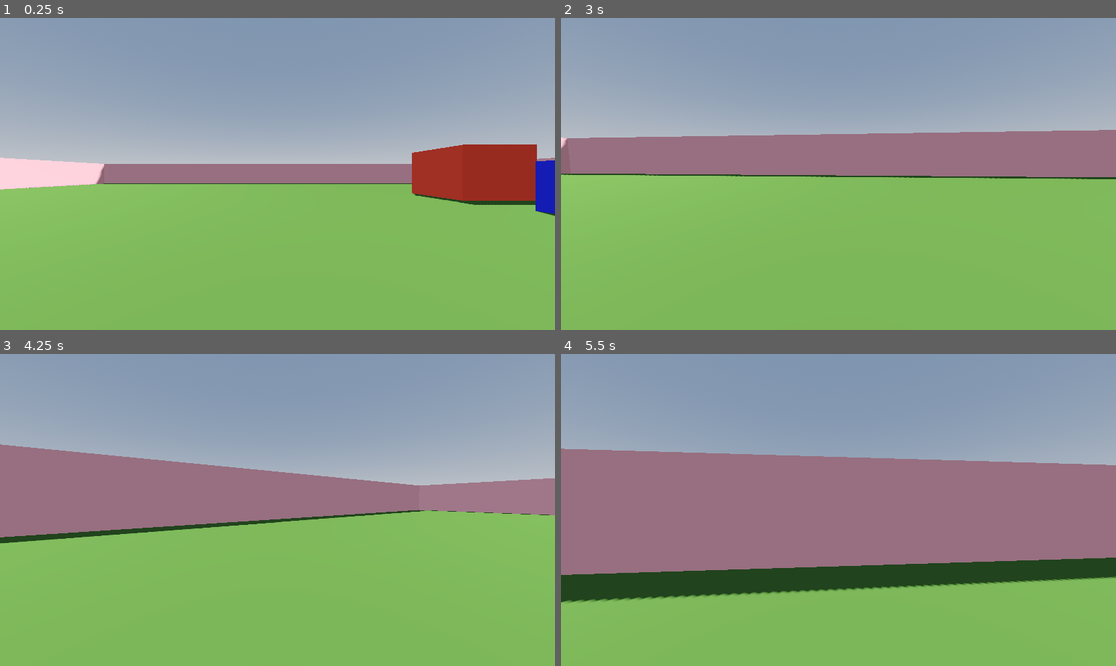
Above: before the commit, frames 1-4 (two rows, left to right).
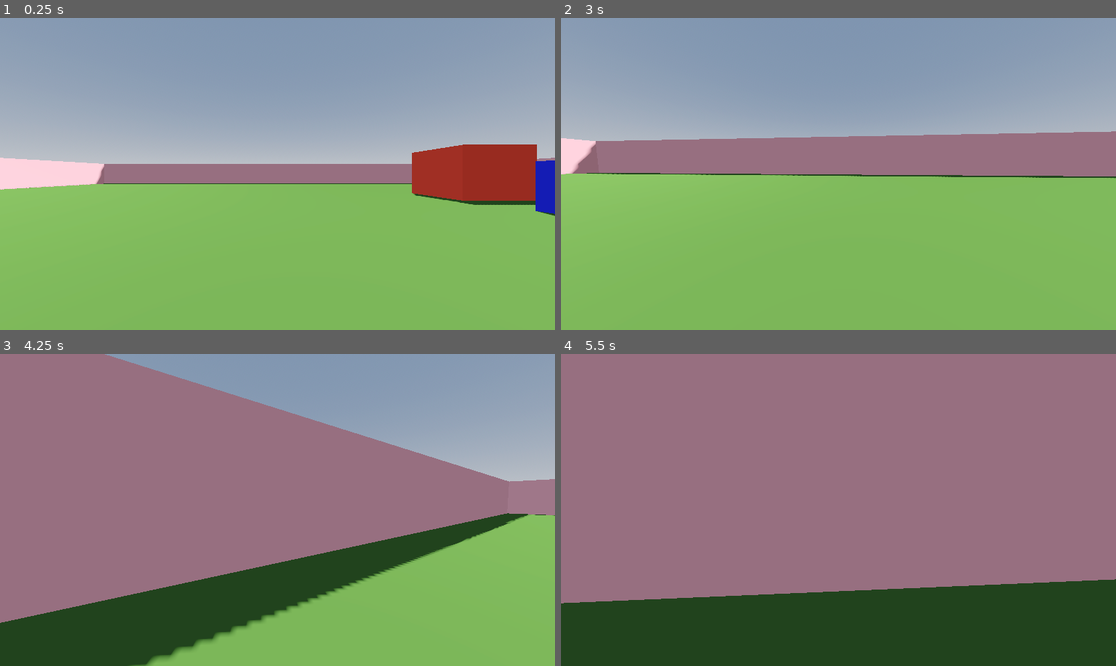
Above: after the commit, the same moments.

Repository: Robin3711/godot-fps-game
Game: Godot game, scene res://Scenes/World.tscn
The game is run twice, just before and just after one commit, with the same random seed, the same clock (stepped at 60 frames per second) and the same inputs.
Inputs (mouse positions are in pixels of both pictures, inside the frame that each line leads up to):
- Up to frame 1 (0.25 s): no input
- Up to frame 2 (3 s): move the mouse to (866, 174) at 0.52 s; hold Ctrl (crouch) 0.53-1.28 s; hold W (up) from 0.53 s (still down); tap Space (jump) at 0.77, 1.07, 1.52, 1.55, 1.82, 2.1 s; tap Shift (sprint) at 0.8, 1.35 s; move the mouse to (810, 174) at 1.27 s; move the mouse to (849, 167) at 2.02 s; hold Ctrl (crouch) 2.03-2.78 s; move the mouse to (832, 180) at 2.77 s; tap Ctrl (crouch) at 2.85 s
- Up to frame 3 (4.25 s): keep holding W (up); tap Space (jump) at 3.02, 3.32, 3.77, 3.8, 4.07 s; tap Shift (sprint) at 3.05 s; move the mouse to (316, 513) at 3.52 s; hold Shift (sprint) from 3.53 s (still down)
- Up to frame 4 (5.5 s): keep holding W (up); move the mouse to (794, 506) at 4.27 s; release Shift (sprint) at 4.28 s; tap Ctrl (crouch) at 4.35 s; tap Space (jump) at 4.52, 4.82 s; move the mouse to (844, 510) at 5.02 s; hold Shift (sprint) from 5.03 s (still down)

The runs differ from the first frame. In frame 1, less than 0.1% of the frame differs, in the area x 16-78%, y 53-58%; in frame 2, 1.9%; in frame 3, 46%; in frame 4, 65%, in the area x 0-100%, y 0-100%.

Commit message:
backup
repart de 0 pour le slide

Diff:
--- a/FirstPersonController-main/Scenes/player.tscn
+++ b/FirstPersonController-main/Scenes/player.tscn
@@ -1,10 +1,118 @@
-[gd_scene load_steps=4 format=3 uid="uid://b1nbfoi44075y"]
+[gd_scene load_steps=9 format=3 uid="uid://b1nbfoi44075y"]
 
 [ext_resource type="Script" path="res://Scripts/Player.gd" id="1_rlwos"]
 
 [sub_resource type="CapsuleMesh" id="CapsuleMesh_xc2g5"]
 
 [sub_resource type="CapsuleShape3D" id="CapsuleShape3D_wydro"]
+
+[sub_resource type="Animation" id="Animation_87dre"]
+length = 0.001
+tracks/0/type = "position_3d"
+tracks/0/imported = false
+tracks/0/enabled = true
+tracks/0/path = NodePath(".")
+tracks/0/interp = 1
+tracks/0/loop_wrap = true
+tracks/0/keys = PackedFloat32Array()
+tracks/1/type = "value"
+tracks/1/imported = false
+tracks/1/enabled = true
+tracks/1/path = NodePath(".:position")
+tracks/1/interp = 1
+tracks/1/loop_wrap = true
+tracks/1/keys = {
+"times": PackedFloat32Array(0),
+"transitions": PackedFloat32Array(1),
+"update": 0,
+"values": [Vector3(0, 1.679, 0)]
+}
+tracks/2/type = "position_3d"
+tracks/2/imported = false
+tracks/2/enabled = true
+tracks/2/path = NodePath("../MeshInstance3D")
+tracks/2/interp = 1
+tracks/2/loop_wrap = true
+tracks/2/keys = PackedFloat32Array()
+tracks/3/type = "value"
+tracks/3/imported = false
+tracks/3/enabled = true
+tracks/3/path = NodePath("../MeshInstance3D:position")
+tracks/3/interp = 1
+tracks/3/loop_wrap = true
+tracks/3/keys = {
+"times": PackedFloat32Array(0),
+"transitions": PackedFloat32Array(1),
+"update": 0,
+"values": [Vector3(0, 1, 0)]
+}
+
+[sub_resource type="Animation" id="Animation_22cf1"]
+resource_name = "sliding"
+tracks/0/type = "value"
+tracks/0/imported = false
+tracks/0/enabled = true
+tracks/0/path = NodePath(".:position")
+tracks/0/interp = 1
+tracks/0/loop_wrap = true
+tracks/0/keys = {
+"times": PackedFloat32Array(0, 1),
+"transitions": PackedFloat32Array(1, 1),
+"update": 0,
+"values": [Vector3(0, 1.679, 0), Vector3(0, 0.679, 1)]
+}
+tracks/1/type = "position_3d"
+tracks/1/imported = false
+tracks/1/enabled = true
+tracks/1/path = NodePath("../MeshInstance3D")
+tracks/1/interp = 1
+tracks/1/loop_wrap = true
+tracks/1/keys = PackedFloat32Array()
+tracks/2/type = "value"
+tracks/2/imported = false
+tracks/2/enabled = true
+tracks/2/path = NodePath("../MeshInstance3D:position")
+tracks/2/interp = 1
+tracks/2/loop_wrap = true
+tracks/2/keys = {
+"times": PackedFloat32Array(0, 1),
+"transitions": PackedFloat32Array(1, 1),
+"update": 0,
+"values": [Vector3(0, 1, 0), Vector3(0, 1, 1)]
+}
+tracks/3/type = "value"
+tracks/3/imported = false
+tracks/3/enabled = true
+tracks/3/path = NodePath("AnimationPlayer/GPUParticles3D:visible")
+tracks/3/interp = 1
+tracks/3/loop_wrap = true
+tracks/3/keys = {
+"times": PackedFloat32Array(),
+"transitions": PackedFloat32Array(),
+"update": 1,
+"values": []
+}
+
+[sub_resource type="AnimationLibrary" id="AnimationLibrary_r3xsg"]
+_data = {
+"RESET": SubResource("Animation_87dre"),
+"sliding": SubResource("Animation_22cf1")
+}
+
+[sub_resource type="ParticleProcessMaterial" id="ParticleProcessMaterial_2jfqd"]
+emission_shape = 6
+emission_ring_axis = Vector3(0, 0, 1)
+emission_ring_height = 1.0
+emission_ring_radius = 3.5
+emission_ring_inner_radius = 0.0
+direction = Vector3(0, 0, 1)
+spread = 0.0
+gravity = Vector3(0, 0, 0)
+initial_velocity_min = 62.5
+initial_velocity_max = 62.5
+
+[sub_resource type="BoxMesh" id="BoxMesh_834ge"]
+size = Vector3(0.05, 0.05, 10)
 
 [node name="Player" type="CharacterBody3D"]
 script = ExtResource("1_rlwos")
@@ -18,6 +126,17 @@
 shape = SubResource("CapsuleShape3D_wydro")
 
 [node name="Head" type="Node3D" parent="."]
-transform = Transform3D(1, 0, 0, 0, 1, 0, 0, 0, 1, 0, 1.67939, 0)
+transform = Transform3D(1, 0, 0, 0, 1, 0, 0, 0, 1, 0, 1.679, 0)
 
 [node name="Camera3D" type="Camera3D" parent="Head"]
+
+[node name="AnimationPlayer" type="AnimationPlayer" parent="Head"]
+libraries = {
+"": SubResource("AnimationLibrary_r3xsg")
+}
+
+[node name="GPUParticles3D" type="GPUParticles3D" parent="Head/AnimationPlayer"]
+transform = Transform3D(1, 0, 0, 0, 1, 0, 0, 0, 1, 0, 1.05547, -7.37332)
+amount = 20
+process_material = SubResource("ParticleProcessMaterial_2jfqd")
+draw_pass_1 = SubResource("BoxMesh_834ge")
--- a/FirstPersonController-main/Scripts/Player.gd
+++ b/FirstPersonController-main/Scripts/Player.gd
@@ -6,9 +6,13 @@
 const WALK_SPEED = 5.0
 const SPRINT_SPEED = 10.0
 const CROUCHING_SPEED = 2.5
+const SLIDE_SPEED = 15.0
 
 var IS_SPRINTING = false
 var IS_CROUCHING = false
+var IS_SLIDING = false
+var slide_timer = 0.0
+const SLIDE_DURATION = 0.3
 
 # player height
 const DEFAULT_HEIGHT = 1.5
@@ -40,6 +44,8 @@
 @onready var head = $Head
 @onready var camera = $Head/Camera3D
 @onready var player_collision = $CollisionShape3D
+@onready var anim = $Head/AnimationPlayer
+@onready var particle = $Head/AnimationPlayer/GPUParticles3D
 
 @onready var head_position = head.position
 
@@ -59,7 +65,6 @@
 		velocity.y = JUMP_VELOCITY
 
 
-# to do : passer sprint en "hold" avec une jauge
 func sprint():
 	if Input.is_action_just_pressed("sprint") and is_on_floor():
 		IS_SPRINTING = not IS_SPRINTING
@@ -68,15 +73,22 @@
 	if IS_SPRINTING:
 		speed = SPRINT_SPEED
 
-# to do : is sprinting = slide, !is_on_floor : ground pound https://www.youtube.com/watch?v=dublNJgr13M
+
 func crouch(delta):
-	if Input.is_action_just_pressed("crouch") and is_on_floor() and not IS_SPRINTING:
-		IS_CROUCHING = not IS_CROUCHING
+	if Input.is_action_just_pressed("crouch") and is_on_floor():
+		if IS_SPRINTING:
+			IS_CROUCHING = not IS_CROUCHING
+			IS_SLIDING = IS_CROUCHING
+			slide_timer = SLIDE_DURATION
+			anim.play("sliding")
+			particle.emitting = true
+			particle.restart()
 
-	if Input.is_action_just_pressed("crouch") and is_on_floor() and IS_SPRINTING:
-		IS_CROUCHING = not IS_CROUCHING
-		IS_SPRINTING = not IS_SPRINTING
-
+		else:
+			IS_CROUCHING = not IS_CROUCHING
+			IS_SLIDING = false
+			anim.play("RESET")
+			particle.emitting = false
 
 	if IS_CROUCHING:
 		speed = CROUCHING_SPEED
@@ -90,13 +102,14 @@
 
 func _headbob(time) -> Vector3:
 	var pos = Vector3.ZERO
-	pos.y = sin(time * BOB_FREQ) * BOB_AMP /2
-	pos.x = cos(time * BOB_FREQ / 2) * BOB_AMP /2
+	pos.y = sin(time * BOB_FREQ) * BOB_AMP / 2
+	pos.x = cos(time * BOB_FREQ / 2) * BOB_AMP / 2
 	return pos
 
 
 func _physics_process(delta):
 
+	particle.emitting = false
 	speed = WALK_SPEED
 	JUMP_VELOCITY = JUMP_VELOCITY_WALK
 
@@ -107,6 +120,14 @@
 	sprint()
 	crouch(delta)
 	jump()
+
+	if IS_SLIDING:
+		speed = SLIDE_SPEED
+		slide_timer -= delta
+		if slide_timer <= 0:
+			IS_SLIDING = false
+			speed = CROUCHING_SPEED
+			anim.play("RESET")
 
 	var input_dir = Input.get_vector("left", "right", "up", "down")
 	var direction = (head.transform.basis * Vector3(input_dir.x, 0, input_dir.y)).normalized()
